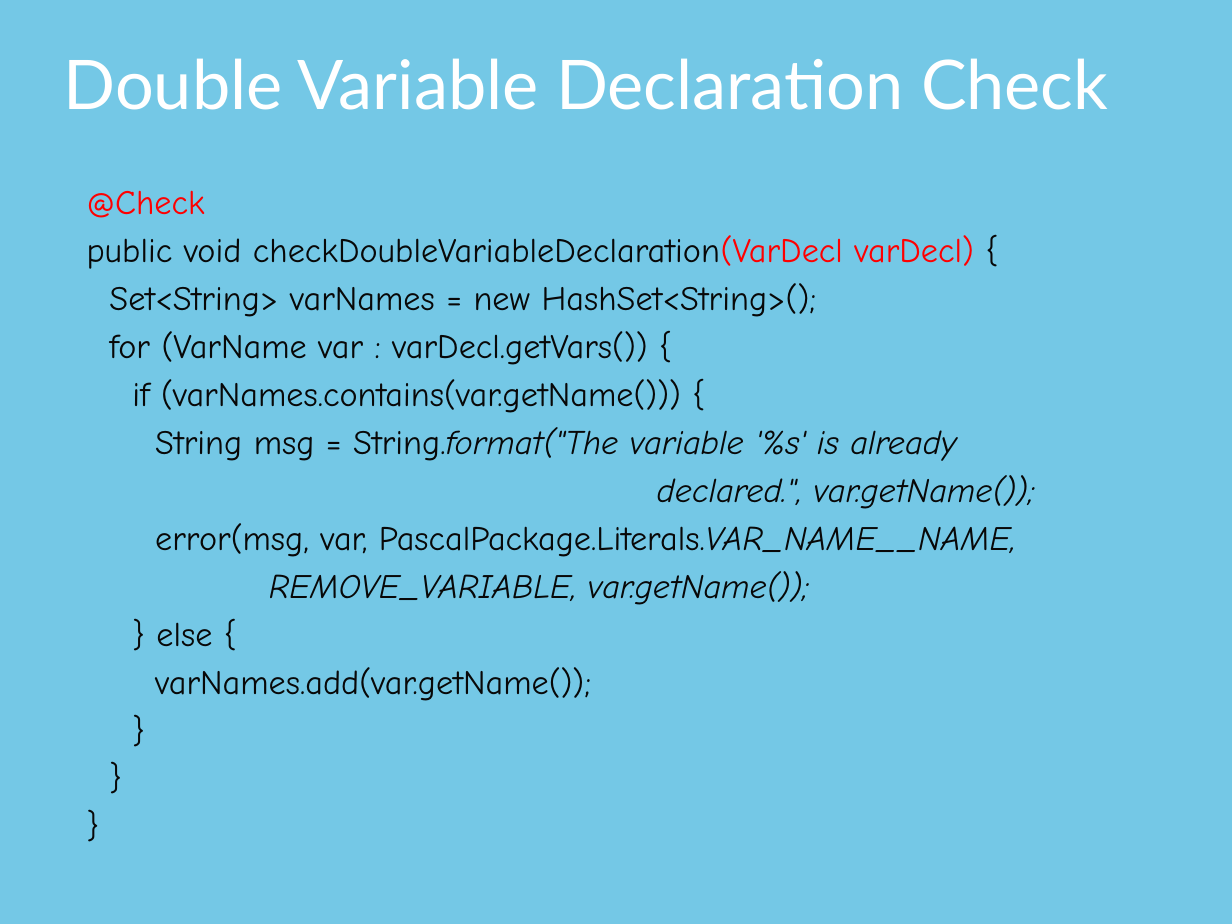
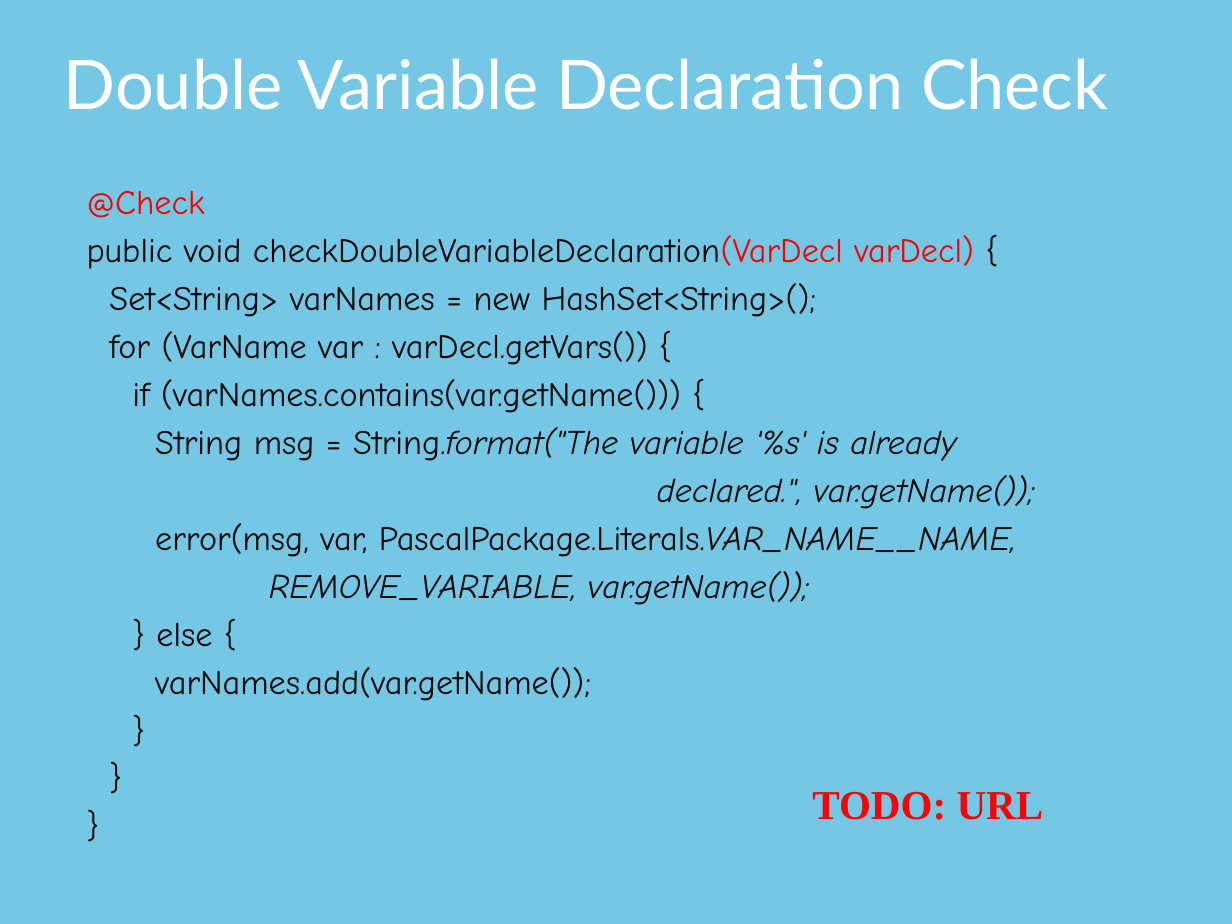
Before and after one commit to thomasfischl/xtext-workshop, a slide deck: slide 40 of xText Workshop.pptx. Drawn at 1232x924 pixels with LibreOffice and Linux fonts; fonts in the diff are those of the drawing; background and template pictures are left out. Boxes give left, top, right and bottom in pixels: in the first picture for what was removed or moved away, otherwise in the second. Text is boxed around its words. In the diff, an @@ line names an element or a change of style, - is before the commit and + after.

```diff
--- a/xText Workshop.pptx
+++ b/xText Workshop.pptx
@@ text added at (812, 792, 1044, 820), 24 pt, text #FF0000, bold @@
+TODO: URL
```
Also in this commit, not shown: 4 other slides changed.
